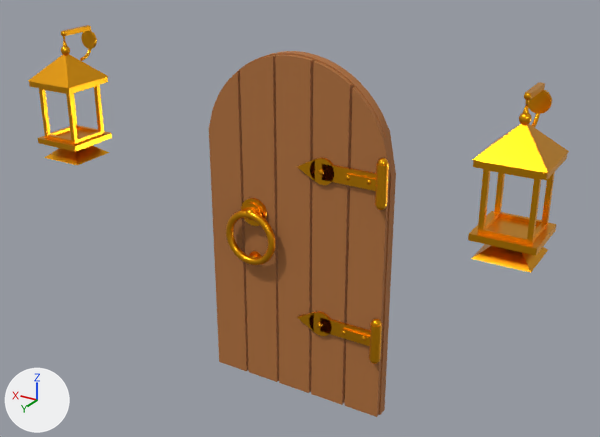
One commit to the glTF model art/models/tripo/skeleton_test/HaloShop_Flower_ornaments.glb: the scene before it, then after it.
Camera for both pictures: a 50 mm lens placed at (-8.4, 19.58, 12.34), pointed at (-0.17, 5.86, 5.49). The axes (+X, +Y, +Z) are drawn at lower left. The lights are the same throughout. The first picture is the older version. Vertices at exactly the same position are counted once.

Names of what the first picture shows: 'Orn_HaloShop_Flower_Hinge0', 'Orn_HaloShop_Flower_Hinge1', 'Orn_HaloShop_Flower_Knocker', 'Orn_HaloShop_Flower_Lantern0', 'Orn_HaloShop_Flower_Lantern1', 'Orn_HaloShop_Flower_Leaf'.
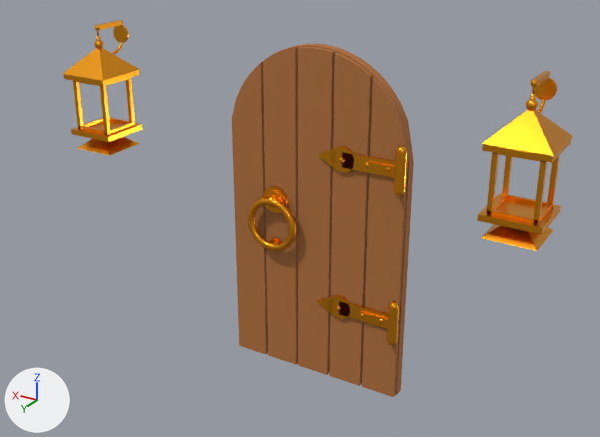
Patch to the scene script:
```diff
--- a/art/models/tripo/skeleton_test/HaloShop_Flower_ornaments.glb.py
+++ b/art/models/tripo/skeleton_test/HaloShop_Flower_ornaments.glb.py
@@ me_orn_haloshop_flower_hinge0 @@
 # used by ob_orn_haloshop_flower_hinge0; location = (0.0, 0.0, 0.0)
-me_orn_haloshop_flower_hinge0.from_pydata(...)  # 556 vertices, 1072 faces; spans x -2.17..-0.13, y 5.81..6.05, z 2.6..3.67
+me_orn_haloshop_flower_hinge0.from_pydata(...)  # 556 vertices, 1072 faces; spans x -2.17..-0.13, y 4.96..5.2, z 2.6..3.67
+# me_orn_haloshop_flower_hinge0 part 1: the whole mesh is moved by (0.0, -0.85, 0.0)
 me_orn_haloshop_flower_hinge0.materials.append(mat_orngold)
@@ me_orn_haloshop_flower_hinge1 @@
 # used by ob_orn_haloshop_flower_hinge1; location = (0.0, 0.0, 0.0)
-me_orn_haloshop_flower_hinge1.from_pydata(...)  # 556 vertices, 1072 faces; spans x -2.17..-0.13, y 5.81..6.05, z 6.11..7.17
+me_orn_haloshop_flower_hinge1.from_pydata(...)  # 556 vertices, 1072 faces; spans x -2.17..-0.13, y 4.96..5.2, z 6.11..7.17
+# me_orn_haloshop_flower_hinge1 part 2: the whole mesh is moved by (0.0, -0.85, 0.0)
 me_orn_haloshop_flower_hinge1.materials.append(mat_orngold)
@@ me_orn_haloshop_flower_knocker @@
 # used by ob_orn_haloshop_flower_knocker; location = (0.0, 0.0, 0.0)
-me_orn_haloshop_flower_knocker.from_pydata(...)  # 780 vertices, 1536 faces; spans x 0.33..1.6, y 5.85..6.14, z 4.15..5.71
+me_orn_haloshop_flower_knocker.from_pydata(...)  # 780 vertices, 1536 faces; spans x 0.33..1.6, y 5.0..5.29, z 4.15..5.71
+# me_orn_haloshop_flower_knocker part 3: the whole mesh is moved by (0.0, -0.85, 0.0)
 me_orn_haloshop_flower_knocker.materials.append(mat_orngold)
@@ me_orn_haloshop_flower_lantern0 @@
 # used by ob_orn_haloshop_flower_lantern0; location = (0.0, 0.0, 0.0)
-me_orn_haloshop_flower_lantern0.from_pydata(...)  # 609 vertices, 1122 faces; spans x -5.55..-4.35, y 6.22..7.6, z 6.16..9.08
+me_orn_haloshop_flower_lantern0.from_pydata(...)  # 609 vertices, 1122 faces; spans x -5.4..-4.2, y 5.37..6.75, z 6.16..9.08
+# me_orn_haloshop_flower_lantern0 part 4: the whole mesh is moved by (0.15, -0.85, 0.0)
 me_orn_haloshop_flower_lantern0.materials.append(mat_orngold)
@@ me_orn_haloshop_flower_lantern1 @@
 # used by ob_orn_haloshop_flower_lantern1; location = (0.0, 0.0, 0.0)
-me_orn_haloshop_flower_lantern1.from_pydata(...)  # 609 vertices, 1122 faces; spans x 4.35..5.55, y 6.22..7.6, z 6.16..9.08
+me_orn_haloshop_flower_lantern1.from_pydata(...)  # 609 vertices, 1122 faces; spans x 4.2..5.4, y 5.37..6.75, z 6.16..9.08
+# me_orn_haloshop_flower_lantern1 part 5: the whole mesh is moved by (-0.15, -0.85, 0.0)
 me_orn_haloshop_flower_lantern1.materials.append(mat_orngold)
@@ me_orn_haloshop_flower_leaf @@
 # used by ob_orn_haloshop_flower_leaf; location = (0.0, 0.0, 0.0)
-me_orn_haloshop_flower_leaf.from_pydata(...)  # 148 vertices, 272 faces; spans x -2.15..2.15, y 5.53..5.85, z 1.2..8.9
+me_orn_haloshop_flower_leaf.from_pydata(...)  # 148 vertices, 272 faces; spans x -2.15..2.15, y 4.68..5.0, z 1.2..8.9
+# me_orn_haloshop_flower_leaf part 6: the whole mesh is moved by (0.0, -0.85, 0.0)
 me_orn_haloshop_flower_leaf.materials.append(mat_ornwood)
```

Where the change shows, as pixel boxes (x1, y1, x2, y2) in the pictures (600 x 437 px):
'Orn_HaloShop_Flower_Leaf', moved
    before: (209, 51, 396, 417)
    after: (232, 44, 414, 397)
'Orn_HaloShop_Flower_Lantern0', moved
    before: (468, 82, 569, 272)
    after: (477, 71, 573, 251)
'Orn_HaloShop_Flower_Lantern1', moved
    before: (28, 25, 112, 165)
    after: (63, 20, 142, 156)
'Orn_HaloShop_Flower_Hinge1', moved
    before: (297, 157, 389, 210)
    after: (318, 146, 408, 196)
'Orn_HaloShop_Flower_Hinge0', moved
    before: (297, 311, 382, 364)
    after: (317, 295, 399, 345)
'Orn_HaloShop_Flower_Knocker', moved
    before: (226, 198, 276, 265)
    after: (248, 186, 296, 251)
